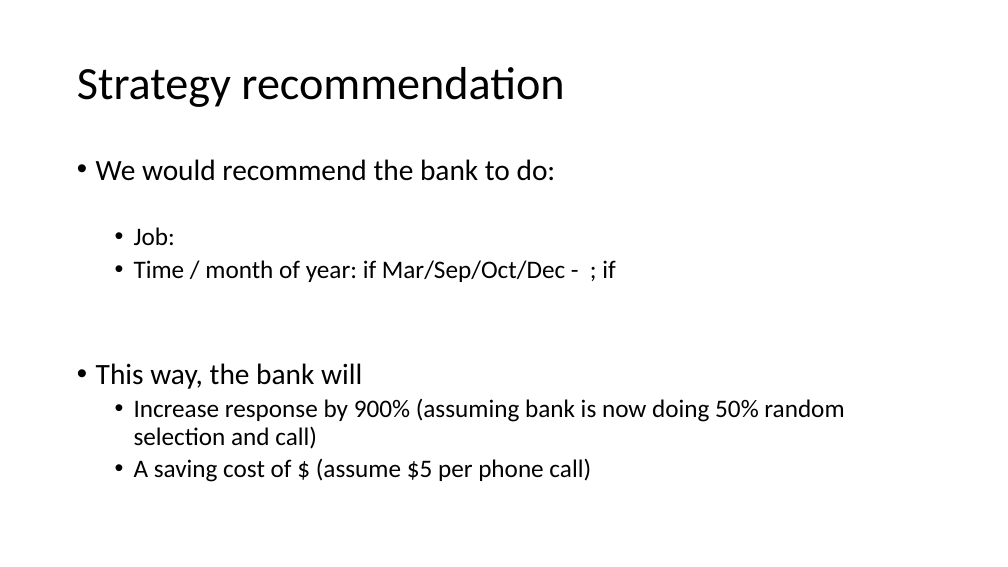
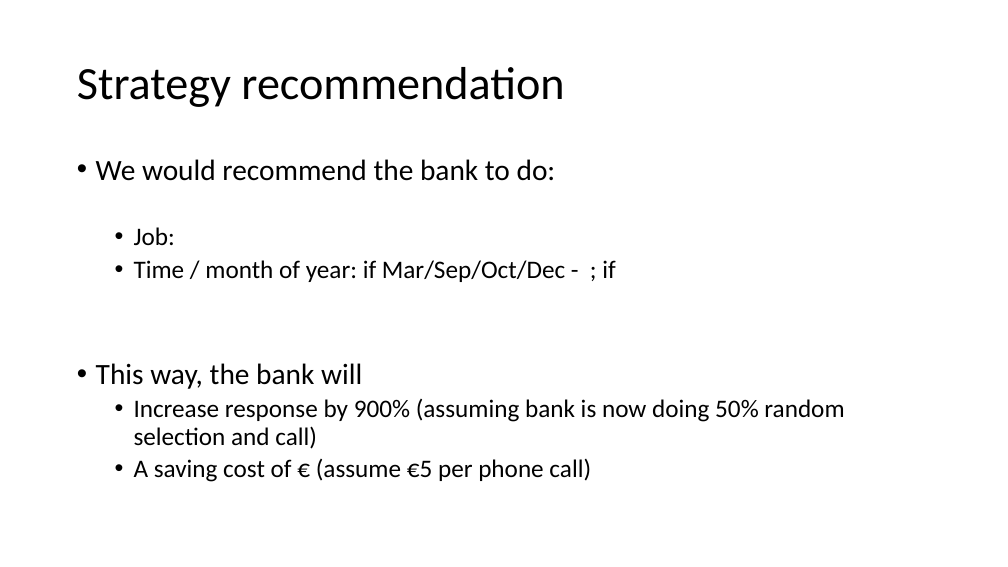
Before and after one commit to y0zhan06/BootCamp_project2, a slide deck: slide 8 of Project2-v1.01.pptx. Drawn at 1008x567 pixels with LibreOffice and Linux fonts; fonts in the diff are those of the drawing. Boxes give left, top, right and bottom in pixels: in the first picture for what was removed or moved away, otherwise in the second. Text is boxed around its words. In the diff, an @@ line names an element or a change of style, - is before the commit and + after.

```diff
--- a/Project2-v1.01.pptx
+++ b/Project2-v1.01.pptx
@@ text at bbox=[134, 459, 591, 482]: text changed @@
-  • A saving cost of $ (assume $5 per phone call)
+  • A saving cost of € (assume €5 per phone call)
```
Also in this commit, not shown: 1 other slide changed.
